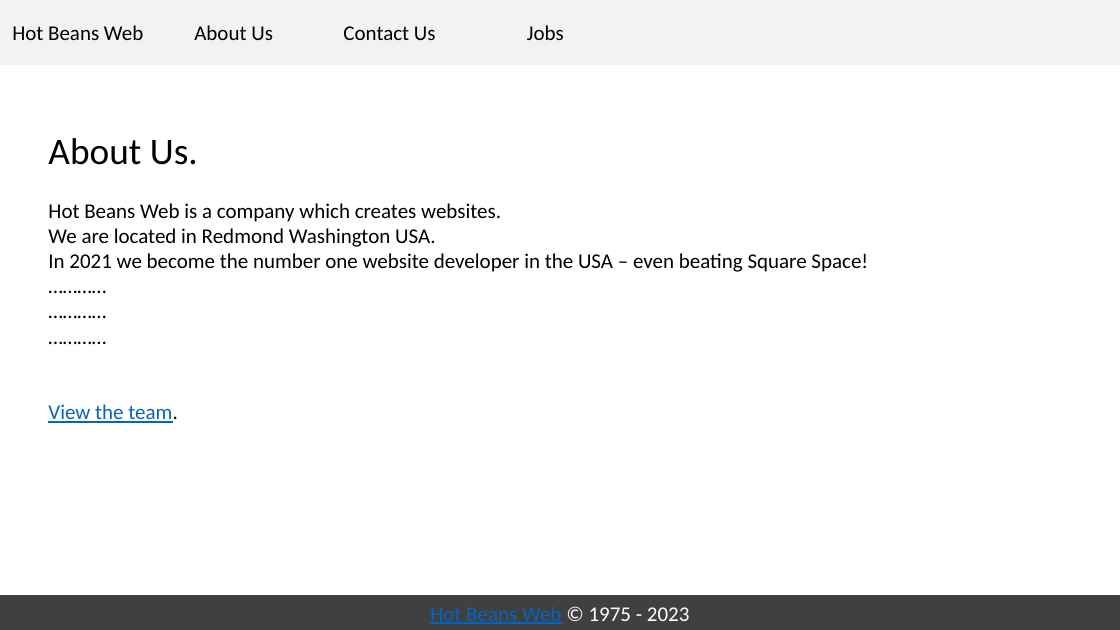
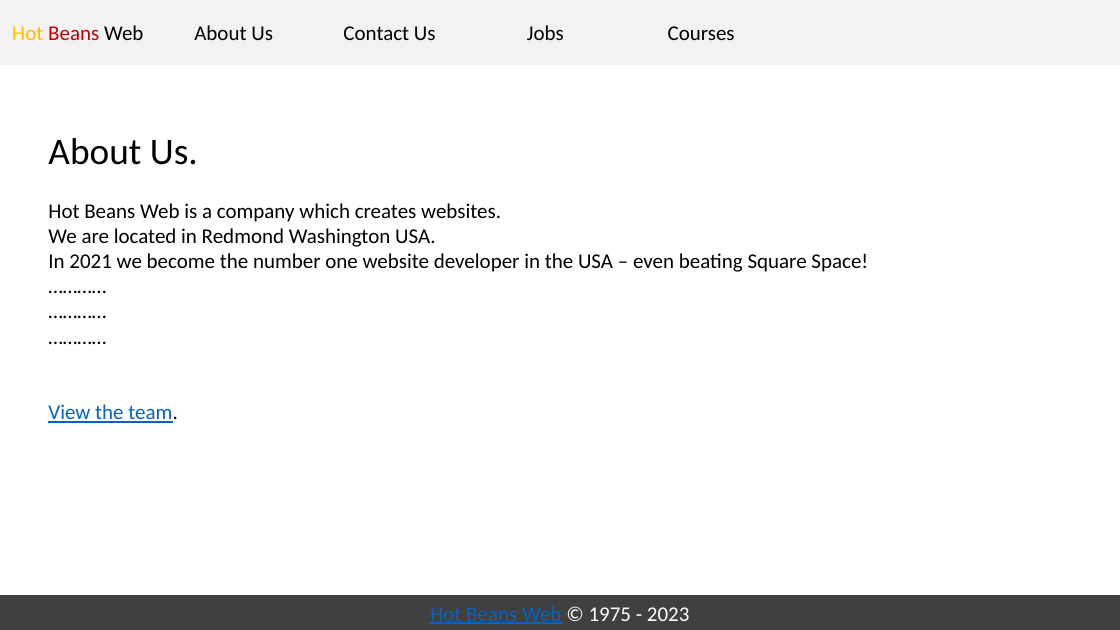
Before and after one commit to ajh123-collage/small-sites, a slide deck: slide 1 of Unit 15 - Assignment 2 - SH/assets/design.pptx. Drawn at 1120x630 pixels with LibreOffice and Linux fonts; fonts in the diff are those of the drawing. Boxes give left, top, right and bottom in pixels: in the first picture for what was removed or moved away, otherwise in the second. Text is boxed around its words. In the diff, an @@ line names an element or a change of style, - is before the commit and + after.

```diff
--- a/Unit 15 - Assignment 2 - SH/assets/design.pptx
+++ b/Unit 15 - Assignment 2 - SH/assets/design.pptx
@@ action button blank "Hot Beans Web" at box(0, 0, 156, 65): text colour #000000 to #FFC000 in "Hot"; text colour #000000 to #C00000 in "Beans" @@
@@ action button blank added at box(623, 0, 780, 65), 18 pt, text #000000 @@
+Courses
```
Also in this commit, not shown: 3 other slides changed, 1 slide added, 4 other files.
